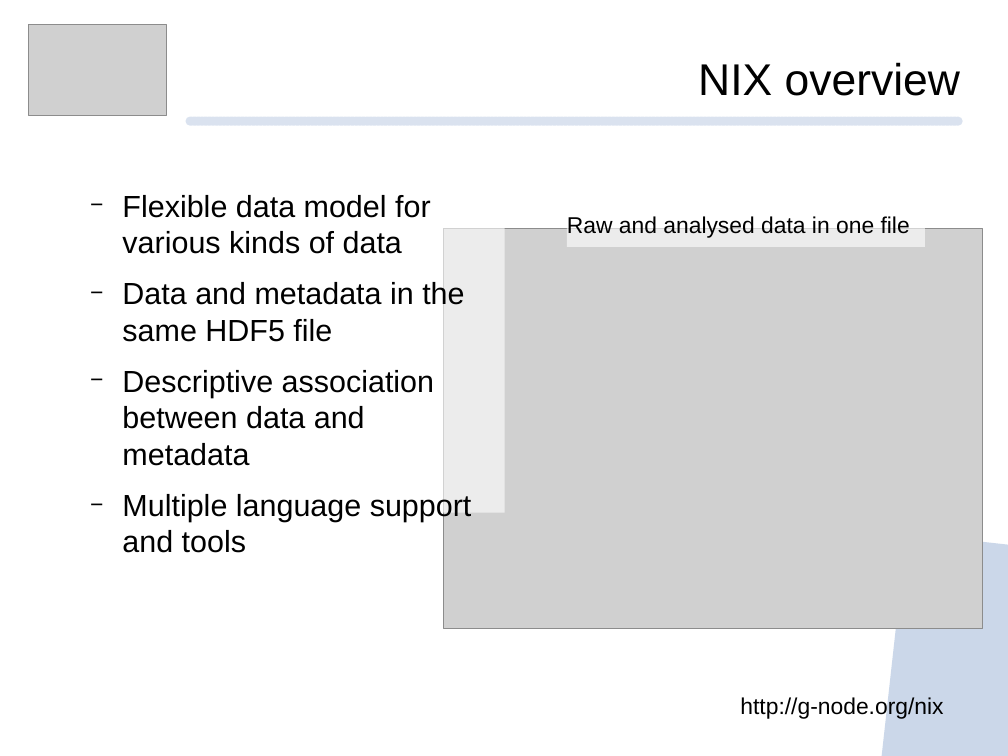
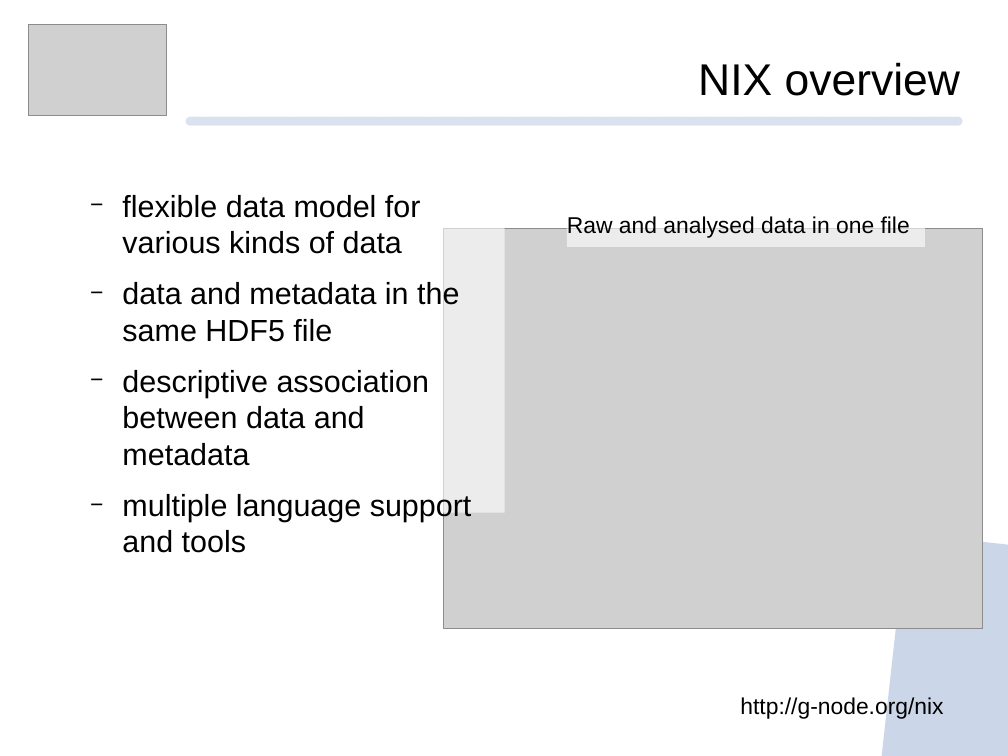
Before and after one commit to mpsonntag/prespost, a slide deck: slide 8 of 202009_BCCN_online/202009_BCCN_Online_conference.odp. Drawn at 1008x756 pixels with LibreOffice and Linux fonts; fonts in the diff are those of the drawing; grey boxes stand for pictures; background and template pictures are left out. Boxes give left, top, right and bottom in pixels: in the first picture for what was removed or moved away, otherwise in the second. Text is boxed around its words. In the diff, an @@ line names an element or a change of style, - is before the commit and + after.

```diff
--- a/202009_BCCN_online/202009_BCCN_Online_conference.odp
+++ b/202009_BCCN_online/202009_BCCN_Online_conference.odp
@@ text at (122, 195, 472, 522): text changed @@
-  − Flexible data model for
-    various kinds of data
-  − Data and metadata in the
-    same HDF5 file
-  − Descriptive association
-    between data and
-    metadata
-  − Multiple language support
-    and tools
+  − flexible data model for
+    various kinds of data
+  − data and metadata in the
+    same HDF5 file
+  − descriptive association
+    between data and
+    metadata
+  − multiple language support
+    and tools
```
Also in this commit, not shown: 1 other slide changed, 1 other file.
